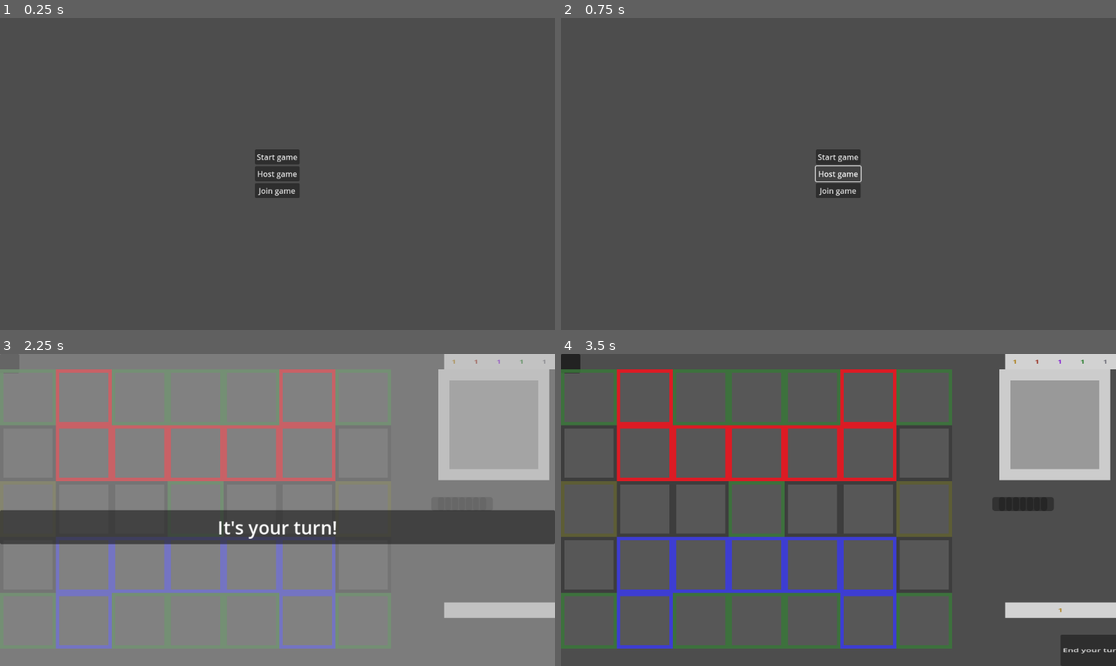
Above: before the commit, frames 1-4 (two rows, left to right).
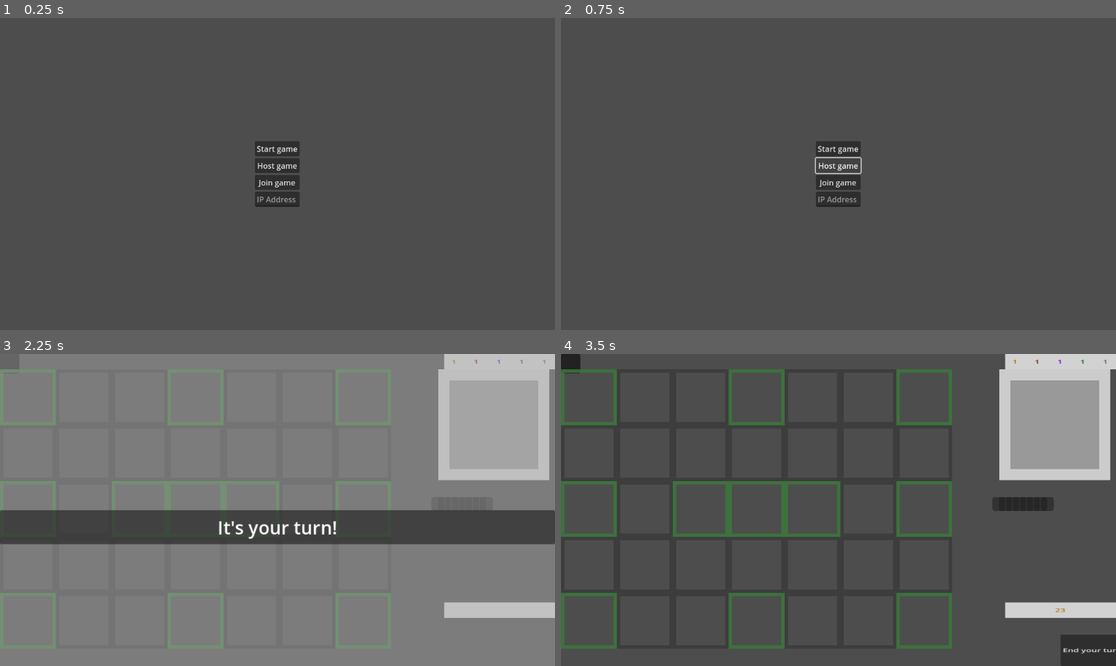
Above: after the commit, the same moments.

Repository: EVKoene/fiber
Game: Godot game, scene res://MainMenu.tscn
Two runs of this game, one before a commit and one after it. Both use one fixed random seed, a clock stepped at 60 frames per second and the inputs below.
Inputs (mouse positions are in pixels of both pictures, inside the frame that each line leads up to):
- Up to frame 1 (0.25 s): no input
- Up to frame 2 (0.75 s): click "Host game" at 0.5 s
- Up to frame 3 (2.25 s): click "Join game" at 1.25 s; click "Start game" at 2 s
- Up to frame 4 (3.5 s): tap Enter (ui_accept) at 2.75 s; drag from (921, 397) to (894, 441) at 2.77 s

The runs differ from the first frame. In frame 1, 0.8% of the frame differs, in the area x 45-54%, y 39-61%; in frame 2, 0.9%; in frame 3, 7.7%; in frame 4, 9.3%, in the area x 0-91%, y 4-95%.
Error before the commit: Attempt to call function 'compress' in base 'null instance' on a null instance. (res://MainMenu.gd:93)
Error after the commit: Attempt to call function 'compress' in base 'null instance' on a null instance. (res://MainMenu.gd:94)

Commit message:
update map

Diff:
--- a/MainMenu.gd
+++ b/MainMenu.gd
@@ -31,7 +31,7 @@
 	print("Connected to server!")
 	# This will only work as long as we have max 2 players
 	_add_player_to_gamemanager.rpc_id(
-		1, 2, multiplayer.get_unique_id(), "Player2", DeckCollection.player_testing_deck
+		1, 2, multiplayer.get_unique_id(), "Player2", DeckCollection.animal_deck
 	)
 	GameManager.player_id = multiplayer.get_unique_id()
 
@@ -81,7 +81,7 @@
 	multiplayer.set_multiplayer_peer(peer)
 	print("Waiting for players")
 	_add_player_to_gamemanager(
-		1, multiplayer.get_unique_id(), "Player1", DeckCollection.player_testing_deck
+		1, multiplayer.get_unique_id(), "Player1", DeckCollection.animal_deck
 	)
 	GameManager.player_id = multiplayer.get_unique_id()
 	GameManager.is_player_1 = true
@@ -89,6 +89,7 @@
 
 func _on_join_pressed():
 	peer = ENetMultiplayerPeer.new()
+	peer.create_client($CenterContainer/VBoxContainer/IPAddress.text, port)
 	peer.create_client(address, port)
 	peer.get_host().compress(ENetConnection.COMPRESS_RANGE_CODER)
 	multiplayer.set_multiplayer_peer(peer)
--- a/MainMenu.tscn
+++ b/MainMenu.tscn
@@ -37,6 +37,10 @@
 layout_mode = 2
 text = "Join game"
 
+[node name="IPAddress" type="LineEdit" parent="CenterContainer/VBoxContainer"]
+layout_mode = 2
+placeholder_text = "IP Address"
+
 [connection signal="pressed" from="CenterContainer/VBoxContainer/Start" to="." method="_on_start_pressed"]
 [connection signal="pressed" from="CenterContainer/VBoxContainer/Host" to="." method="_on_host_pressed"]
 [connection signal="pressed" from="CenterContainer/VBoxContainer/Join" to="." method="_on_join_pressed"]
--- a/card/CardActionMenu.gd
+++ b/card/CardActionMenu.gd
@@ -5,6 +5,8 @@
 var action_button_scene := preload("res://card/CardActionMenuButton.tscn")
 var cip_index: int
 var card_owner_id: int
+var column: int
+var row: int
 
 
 func _ready():
@@ -15,12 +17,27 @@
 	var buttons_container := VBoxContainer.new()
 	add_child(buttons_container)
 	buttons_container.set_anchors_and_offsets_preset(Control.PRESET_FULL_RECT)
+	var n_buttons := 0
 	var abilities: Array = GameManager.cards_in_play[card_owner_id][cip_index].abilities
 	for b in range(len(abilities)):
 		var action_button := action_button_scene.instantiate()
 		action_button.cip_index = cip_index
 		action_button.card_owner_id = card_owner_id
 		action_button.func_text = abilities[b]["FuncText"]
-		action_button.func_index = b
+		action_button.func_index = n_buttons
 		action_button.size_flags_vertical = Control.SIZE_EXPAND_FILL
 		buttons_container.add_child(action_button)
+		n_buttons += 1
+	if (
+		Collections.play_space_attributes.RESOURCE_SPACE
+		in GameManager.ps_column_row[column][row].attributes
+		and !GameManager.cards_in_play[card_owner_id][cip_index].fabrication
+	):
+		var action_button := action_button_scene.instantiate()
+		action_button.conquer_space = true
+		action_button.cip_index = cip_index
+		action_button.card_owner_id = card_owner_id
+		action_button.func_text = "Conquer space"
+		action_button.func_index = n_buttons
+		action_button.size_flags_vertical = Control.SIZE_EXPAND_FILL
+		buttons_container.add_child(action_button)
--- a/card/CardActionMenuButton.gd
+++ b/card/CardActionMenuButton.gd
@@ -7,6 +7,7 @@
 var card_owner_id: int
 var func_text: String
 var func_index: int
+var conquer_space := false
 
 
 func _ready():
@@ -23,7 +24,10 @@
 
 func _on_pressed():
 	var card: CardInPlay = GameManager.cards_in_play[card_owner_id][cip_index]
-	if GameManager.resources[card_owner_id].can_pay_costs(
+	if conquer_space:
+		card.conquer_space()
+		TargetSelection.end_selecting()
+	elif GameManager.resources[card_owner_id].can_pay_costs(
 		card.abilities[func_index]["AbilityCosts"]
 	):
 		card.use_ability(func_index)
--- a/card/CardHelper.gd
+++ b/card/CardHelper.gd
@@ -42,8 +42,6 @@
 
 func on_resource_space(card: CardInPlay) -> bool:
 	if Collections.play_space_attributes.RESOURCE_SPACE in card.current_play_space.attributes:
-		return true
-	elif Collections.play_space_attributes.DRAW_CARD_SPACE in card.current_play_space.attributes:
 		return true
 	else:
 		return false
--- a/card/CardInPlay.gd
+++ b/card/CardInPlay.gd
@@ -52,12 +52,14 @@
 	GameManager.ps_column_row[column][row].card_in_this_play_space = self
 	if GameManager.is_server:
 		GameManager.call_deferred("call_triggered_funcs", Collections.triggers.CARD_CREATED, self)
-
-
-func select_card(show_select: bool) -> void:
-	TargetSelection.selected_card = self
-	TargetSelection.making_selection = true
-	highlight_card(show_select)
+	enter_battle()
+
+
+func enter_battle() -> void:
+	# We can't just use exhaust here, because this function is called before the other player has
+	# created this unit.
+	modulate = Color(0.5, 0.5, 0.5, 1)
+	exhausted = true
 
 
 func attack_card(target_card: CardInPlay) -> void:
@@ -72,6 +74,12 @@
 
 func deal_damage_to_card(card: CardInPlay, value: int) -> void:
 	card.resolve_damage(value)
+
+
+func select_card(show_select: bool) -> void:
+	TargetSelection.selected_card = self
+	TargetSelection.making_selection = true
+	highlight_card(show_select)
 
 
 func move_to_play_space(new_column: int, new_row: int) -> void:
@@ -149,6 +157,11 @@
 func use_ability(func_index: int) -> void:
 	if call(abilities[func_index]["FuncName"]):
 		GameManager.resources[card_owner_id].pay_costs(abilities[func_index]["AbilityCosts"])
+
+
+func conquer_space() -> void:
+	current_play_space.set_conquered_by(card_owner_id)
+	exhaust()
 
 
 func highlight_card(show_highlight: bool):
@@ -500,7 +513,10 @@
 		right_mouse_button_pressed
 		and card_owner_id == GameManager.player_id
 		and !exhausted
-		and len(abilities) > 0
+		and (
+			len(abilities) > 0
+			or Collections.play_space_attributes.RESOURCE_SPACE in current_play_space.attributes
+		)
 		and GameManager.turn_manager.turn_actions_enabled
 	):
 		TargetSelection.end_selecting()
--- a/card/CardInPlay.tscn
+++ b/card/CardInPlay.tscn
@@ -18,6 +18,7 @@
 bg_color = Color(0.196078, 0.196078, 0.196078, 0.866667)
 
 [node name="CardInPlay" type="PanelContainer"]
+z_as_relative = false
 custom_minimum_size = Vector2(200, 200)
 anchors_preset = -1
 anchor_right = 0.174
--- a/card/TriggeredCardFuncs.gd
+++ b/card/TriggeredCardFuncs.gd
@@ -4,9 +4,7 @@
 func frenzy(
 	card: CardInPlay, trigger: int, triggering_card: CardInPlay, _func_arguments: Dictionary
 ) -> void:
-	if trigger == Collections.triggers.CARD_CREATED and triggering_card == card:
-		card.exhaust()
-	elif (
+	if (
 		trigger == Collections.triggers.TURN_STARTED
 		and GameManager.turn_manager.turn_owner_id == card.card_owner_id
 	):
@@ -28,6 +26,7 @@
 				card.exhaust()
 		else:
 			card.exhaust()
+		await get_tree().create_timer(0.25).timeout
 
 
 func damage_self(
--- a/manager/Collections.gd
+++ b/manager/Collections.gd
@@ -29,7 +29,7 @@
 	}
 
 enum play_space_attributes {
-	DRAW_CARD_SPACE, P1_START_SPACE, P2_START_SPACE, RESOURCE_SPACE,
+	P1_START_SPACE, P2_START_SPACE, RESOURCE_SPACE,
 }
 
 enum players { P1, P2 }
--- a/manager/GameManager.gd
+++ b/manager/GameManager.gd
@@ -26,7 +26,8 @@
 var starting_draw: int = 3
 
 # cards_in_hand and cards_in_play contain the two player ids as keys with an array containing all
-# the the current card nodes beloning to them.
+# the the current card nodes beloning to them. They use the card_in_play_index (cip_index) and
+# hand_index.
 var cards_in_hand := {}
 var cards_in_play := {}
 
--- a/manager/MultiPlayerManager.gd
+++ b/manager/MultiPlayerManager.gd
@@ -141,6 +141,17 @@
 
 
 @rpc("any_peer", "call_local")
+func set_conquered_by(player_id: int, column: int, row: int) -> void:
+	var play_space = GameManager.ps_column_row[column][row]
+	play_space.conquered_by = player_id
+	match player_id:
+		GameManager.p1_id:
+			play_space.get_theme_stylebox("panel").border_color = Styling.p1_color
+		GameManager.p2_id:
+			play_space.get_theme_stylebox("panel").border_color = Styling.p2_color
+
+
+@rpc("any_peer", "call_local")
 func set_resources(
 	resource_owner_id: int, gold: int, animal: int, magic: int, nature: int, robot: int
 ) -> void:
--- a/manager/TurnManager.gd
+++ b/manager/TurnManager.gd
@@ -49,7 +49,6 @@
 	for p in GameManager.players:
 		for c in GameManager.cards_in_play[p]:
 			c.call_triggered_funcs(Collections.triggers.TURN_STARTED, c)
-			await get_tree().create_timer(0.25).timeout
 	show_end_turn_button.rpc_id(player_id)
 	if turn_count >= 2:
 		GameManager.decks[player_id].draw_card()
--- a/map/BattleMap.gd
+++ b/map/BattleMap.gd
@@ -39,8 +39,7 @@
 
 
 func _start_first_turn() -> void:
-	var first_player_id = GameManager.p1_id
-	#var first_player_id = [GameManager.p1_id, GameManager.p2_id].pick_random()
+	var first_player_id = [GameManager.p1_id, GameManager.p2_id].pick_random()
 	GameManager.turn_manager.hide_end_turn_button.rpc_id(
 		GameManager.opposing_player_id(first_player_id)
 	)
@@ -64,6 +63,7 @@
 	_set_area_sizes()
 	_set_play_space_size()
 	_create_play_spaces()
+	_create_starting_spaces_panels()
 
 
 func _set_area_sizes() -> void:
@@ -113,6 +113,66 @@
 			play_space.row = row
 			add_child(play_space)
 			MapSettings.play_spaces.append(play_space)
+
+
+func _create_starting_spaces_panels() -> void:
+	for p_id in GameManager.players:
+		var start_space_panel := Panel.new()
+		var border := StyleBoxFlat.new()
+		add_child(start_space_panel)
+		start_space_panel.mouse_filter = Control.MOUSE_FILTER_IGNORE
+		start_space_panel.size = Vector2(
+			MapSettings.play_space_size.y * map_data["StartSpacesColumns"],
+			MapSettings.play_space_size.x * map_data["StartSpacesRows"]
+		)
+		start_space_panel.add_theme_stylebox_override("panel", border)
+		start_space_panel.get_theme_stylebox("panel").bg_color = Color("99999900")
+		start_space_panel.get_theme_stylebox("panel").set_border_width_all(
+			MapSettings.play_space_size.x / 30
+		)
+
+
+		match [p_id, GameManager.player_id]:
+			[GameManager.p1_id, GameManager.p1_id]:
+				start_space_panel.get_theme_stylebox("panel").border_color = Styling.p1_color
+				start_space_panel.position.x = MapSettings.get_column_start_x(
+					(MapSettings.n_columns - map_data["StartSpacesColumns"]) / 2
+				)
+				start_space_panel.position.y = MapSettings.get_row_start_y(
+					MapSettings.n_rows - map_data["StartSpacesRows"]
+				)
+				start_space_panel.get_theme_stylebox("panel").border_width_bottom = 0
+
+			[GameManager.p2_id, GameManager.p1_id]:
+				start_space_panel.get_theme_stylebox("panel").border_color = Styling.p2_color
+				start_space_panel.position.x = MapSettings.get_column_start_x(
+					(MapSettings.n_columns - map_data["StartSpacesColumns"]) / 2
+				)
+				start_space_panel.position.y = MapSettings.get_row_start_y(
+					0
+				)
+				start_space_panel.get_theme_stylebox("panel").border_width_top = 0
+
+			[GameManager.p2_id, GameManager.p2_id]:
+				start_space_panel.get_theme_stylebox("panel").border_color = Styling.p2_color
+				start_space_panel.position.x = MapSettings.get_column_start_x(
+					map_data["StartSpacesColumns"]
+				)
+				start_space_panel.position.y = MapSettings.get_row_end_y(
+					map_data["StartSpacesRows"]
+				)
+				start_space_panel.get_theme_stylebox("panel").border_width_bottom = 0
+
+			[GameManager.p1_id, GameManager.p2_id]:
+				start_space_panel.get_theme_stylebox("panel").border_color = Styling.p1_color
+
+				start_space_panel.position.x = MapSettings.get_column_start_x(
+					map_data["StartSpacesColumns"]
+				)
+				start_space_panel.position.y = MapSettings.get_row_end_y(
+					MapSettings.n_rows
+				)
+				start_space_panel.get_theme_stylebox("panel").border_width_top = 0
 
 
 func _set_end_turn_button() -> void:
--- a/map/MapDatabase.gd
+++ b/map/MapDatabase.gd
@@ -9,20 +9,25 @@
 		"SpacesToWin": 8,
 		"Columns": 7,
 		"Rows": 5,
+		"P1StartSpaces": [
+			Vector2(1, 3), Vector2(2, 3), Vector2(3, 3), Vector2(4, 3), Vector2(5, 3),
+			Vector2(1, 4), Vector2(2, 4), Vector2(3, 4), Vector2(4, 4), Vector2(5, 4),
+		],
 		"P2StartSpaces": [
 			Vector2(1, 0), Vector2(2, 0), Vector2(3, 0), Vector2(4, 0), Vector2(5, 0),
 			Vector2(1, 1), Vector2(2, 1), Vector2(3, 1), Vector2(4, 1), Vector2(5, 1),
 		],
-		"P1StartSpaces": [
-			Vector2(1, 3), Vector2(2, 3), Vector2(3, 3), Vector2(4, 3), Vector2(5, 3),
-			Vector2(1, 4), Vector2(2, 4), Vector2(3, 4), Vector2(4, 4), Vector2(5, 4),
+		"StartSpacesRows": 2,
+		"StartSpacesColumns": 5,
+		"P1LowestStartSpace": Vector2(1, 3),
+		"P1HighestStartSpace": Vector2(5, 4),
+		"P2LowestStartSpace": Vector2(1, 0),
+		"P2HighestStartSpace": Vector2(5, 1),
+		"ResourceSpaces": [
+			Vector2(0, 0), Vector2(3, 0), Vector2(6, 0),
+			Vector2(0, 2), Vector2(2, 2), Vector2(3, 2), Vector2(4, 2), Vector2(6, 2),
+			Vector2(0, 4), Vector2(3, 4), Vector2(6, 4),
 		],
-		"ResourceSpaces": [
-			Vector2(2, 0), Vector2(3, 0), Vector2(4, 0),
-			Vector2(2, 4), Vector2(3, 4), Vector2(4, 4),
-			Vector2(0, 0), Vector2(6, 0), Vector2(0, 4), Vector2(6, 4), Vector2(3, 2),
-		],
-		"DrawCardSpaces": [Vector2(0, 2), Vector2(6, 2)]
 	},
 
 	maps.BOSS_MAP: {
@@ -43,7 +48,6 @@
 			Vector2(5, 7), Vector2(6, 7), Vector2(7, 7), Vector2(0, 0), Vector2(11, 0),
 			Vector2(0, 3), Vector2(11, 4), Vector2(0, 7), Vector2(11, 7)
 		],
-		"DrawCardSpaces": [Vector2(0, 4), Vector2(11, 3)]
 	},
 }
 
@@ -62,8 +66,4 @@
 		if play_space.column == v.x and play_space.row == v.y:
 			attributes.append(Collections.play_space_attributes.RESOURCE_SPACE)
 
-	for v in map_data[map]["DrawCardSpaces"]:
-		if play_space.column == v.x and play_space.row == v.y:
-			attributes.append(Collections.play_space_attributes.DRAW_CARD_SPACE)
-
 	return attributes
--- a/map/PlaySpace.gd
+++ b/map/PlaySpace.gd
@@ -21,8 +21,8 @@
 
 var attributes: Array = []
 var contest_space: bool
-var border_style: StyleBox
 var card_in_this_play_space: CardInPlay
+var conquered_by: int
 var selected_for_movement := false
 
 
@@ -155,28 +155,27 @@
 	return PlaySpacePath.new(goal_space, self, false)
 
 
+func set_conquered_by(player_id: int) -> void:
+	for p_id in GameManager.players:
+		MultiPlayerManager.set_conquered_by.rpc_id(
+			p_id, player_id, column, row
+		)
+
+
 func set_border() -> void:
-	if Collections.play_space_attributes.DRAW_CARD_SPACE in attributes:
-		border_style = Styling.draw_card_space_border
-	elif Collections.play_space_attributes.RESOURCE_SPACE in attributes:
-		border_style = Styling.resource_space_border
-	elif Collections.play_space_attributes.P1_START_SPACE in attributes:
-		border_style = Styling.p1_start_space_border
-	elif Collections.play_space_attributes.P2_START_SPACE in attributes:
-		border_style = Styling.p2_start_space_border
+	var border := StyleBoxFlat.new()
+	add_theme_stylebox_override("panel", border)
+	get_theme_stylebox("panel").bg_color = Color("99999900")
+	if Collections.play_space_attributes.RESOURCE_SPACE in attributes:
+		get_theme_stylebox("panel").border_color = Styling.resource_space_color
 	else:
-		border_style = Styling.base_space_border
-
-	add_theme_stylebox_override("panel", border_style)
-	get_theme_stylebox("panel").border_width_left = size.x / 15
-	get_theme_stylebox("panel").border_width_right = size.x / 15
-	get_theme_stylebox("panel").border_width_top = size.y / 15
-	get_theme_stylebox("panel").border_width_bottom = size.y / 15
+		get_theme_stylebox("panel").border_color = Styling.base_space_color
+
+	get_theme_stylebox("panel").set_border_width_all(size.x / 15)
 
 
 func highlight_space():
-	border_style = load("res://styling/card_borders/CardSelectedBorder.tres")
-	add_theme_stylebox_override("panel", border_style)
+	get_theme_stylebox("panel").border_color = Styling.gold_color
 
 
 func in_starting_area(card: CardInHand) -> bool:
@@ -226,11 +225,7 @@
 func _set_play_space_attributes() -> void:
 	# If we want to enable multiple maps, we should load id it as an export var in this script
 	attributes = MapDatabase.get_play_space_attributes(MapDatabase.maps.BASE_MAP, self)
-
-	if (
-		Collections.play_space_attributes.RESOURCE_SPACE in attributes
-		or Collections.play_space_attributes.DRAW_CARD_SPACE in attributes
-	):
+	if Collections.play_space_attributes.RESOURCE_SPACE in attributes:
 		GameManager.resource_spaces.append(self)
 
 
--- a/map/PlaySpace.tscn
+++ b/map/PlaySpace.tscn
@@ -1,10 +1,15 @@
-[gd_scene load_steps=2 format=3 uid="uid://p8yvimkqthv4"]
+[gd_scene load_steps=3 format=3 uid="uid://p8yvimkqthv4"]
 
 [ext_resource type="Script" path="res://map/PlaySpace.gd" id="1_alh3i"]
 
+[sub_resource type="StyleBoxFlat" id="StyleBoxFlat_c5u1p"]
+bg_color = Color(0.6, 0.6, 0.6, 0)
+
 [node name="PlaySpace" type="Panel"]
+z_as_relative = false
 custom_minimum_size = Vector2(100, 100)
 mouse_filter = 1
+theme_override_styles/panel = SubResource("StyleBoxFlat_c5u1p")
 script = ExtResource("1_alh3i")
 
 [connection signal="gui_input" from="." to="." method="_on_gui_input"]
--- a/player/Resources.gd
+++ b/player/Resources.gd
@@ -88,20 +88,8 @@
 
 func add_resources_from_spaces() -> void:
 	for ps in GameManager.resource_spaces:
-		if !ps.card_in_this_play_space:
-			continue
-
-		var c: CardInPlay = ps.card_in_this_play_space
-		if c.fabrication or c.card_owner_id != resources_owner_id:
-			continue
-
-		if len(c.factions) < 1:
-			assert(false, str("Can't find factions for ", c.card_name, " to add resources"))
-		if len(c.factions) == 1:
-			add_resource(c.factions[0], 2)
-		if len(c.factions) > 1:
-			for f in c.factions:
-				add_resource(f, 1)
+		if ps.conquered_by == resources_owner_id:
+			gold += 2
 
 
 func get_resources() -> Dictionary:
--- a/styling/Styling.gd
+++ b/styling/Styling.gd
@@ -1,7 +1,7 @@
 extends Node
 
 
-"""Colors"""
+"""Faction Colors"""
 var faction_colors := {
 	[Collections.factions.ANIMAL]: Color("932011"),
 	[Collections.factions.ANIMAL, Collections.factions.MAGIC]: Color("e74c22"),
@@ -18,9 +18,9 @@
 var multifaction_color := Color("e74c22")
 
 
-"""Space Borders"""
-var base_space_border = load("res://styling/play_space_borders/BaseSpace.tres")
-var draw_card_space_border = load("res://styling/play_space_borders/DrawCardSpace.tres")
-var p2_start_space_border = load("res://styling/play_space_borders/OpponentStartSpace.tres")
-var p1_start_space_border = load("res://styling/play_space_borders/PlayerStartSpace.tres")
-var resource_space_border = load("res://styling/play_space_borders/ResourceSpace.tres")
+"""Space Border colors"""
+var base_space_color = Color("3b3b3bdc")
+var resource_space_color = Color("3b773bdc")
+var start_space_color = Color("ffffffdc")
+var p1_color = Color("3b3be7dc")
+var p2_color = Color("f70800")
--- a/styling/play_space_borders/BaseSpace.tres
+++ /dev/null
@@ -1,9 +0,0 @@
-[gd_resource type="StyleBoxFlat" format=3 uid="uid://cpfusyc5eh45p"]
-
-[resource]
-bg_color = Color(0.6, 0.6, 0.6, 0.137255)
-border_width_left = 10
-border_width_top = 10
-border_width_right = 10
-border_width_bottom = 10
-border_color = Color(0.231373, 0.231373, 0.231373, 0.862745)
--- a/styling/play_space_borders/DrawCardSpace.tres
+++ /dev/null
@@ -1,9 +0,0 @@
-[gd_resource type="StyleBoxFlat" format=3 uid="uid://bnnandlsy07jv"]
-
-[resource]
-bg_color = Color(0.6, 0.6, 0.6, 0.137255)
-border_width_left = 10
-border_width_top = 10
-border_width_right = 10
-border_width_bottom = 10
-border_color = Color(0.376471, 0.376471, 0.192157, 0.862745)
--- a/styling/play_space_borders/OpponentStartSpace.tres
+++ /dev/null
@@ -1,9 +0,0 @@
-[gd_resource type="StyleBoxFlat" format=3 uid="uid://cbtg28qpsxedh"]
-
-[resource]
-bg_color = Color(0.6, 0.6, 0.6, 0.137255)
-border_width_left = 10
-border_width_top = 10
-border_width_right = 10
-border_width_bottom = 10
-border_color = Color(0.952941, 0.0745098, 0.117647, 0.862745)
--- a/styling/play_space_borders/PlayerStartSpace.tres
+++ /dev/null
@@ -1,9 +0,0 @@
-[gd_resource type="StyleBoxFlat" format=3 uid="uid://c8ffrl3dhh1ba"]
-
-[resource]
-bg_color = Color(0.6, 0.6, 0.6, 0.137255)
-border_width_left = 10
-border_width_top = 10
-border_width_right = 10
-border_width_bottom = 10
-border_color = Color(0.231373, 0.231373, 0.905882, 0.862745)
--- a/styling/play_space_borders/ResourceSpace.tres
+++ /dev/null
@@ -1,9 +0,0 @@
-[gd_resource type="StyleBoxFlat" format=3 uid="uid://dph4wy2kph1nm"]
-
-[resource]
-bg_color = Color(0.6, 0.6, 0.6, 0.137255)
-border_width_left = 10
-border_width_top = 10
-border_width_right = 10
-border_width_bottom = 10
-border_color = Color(0.231373, 0.466667, 0.231373, 0.862745)
